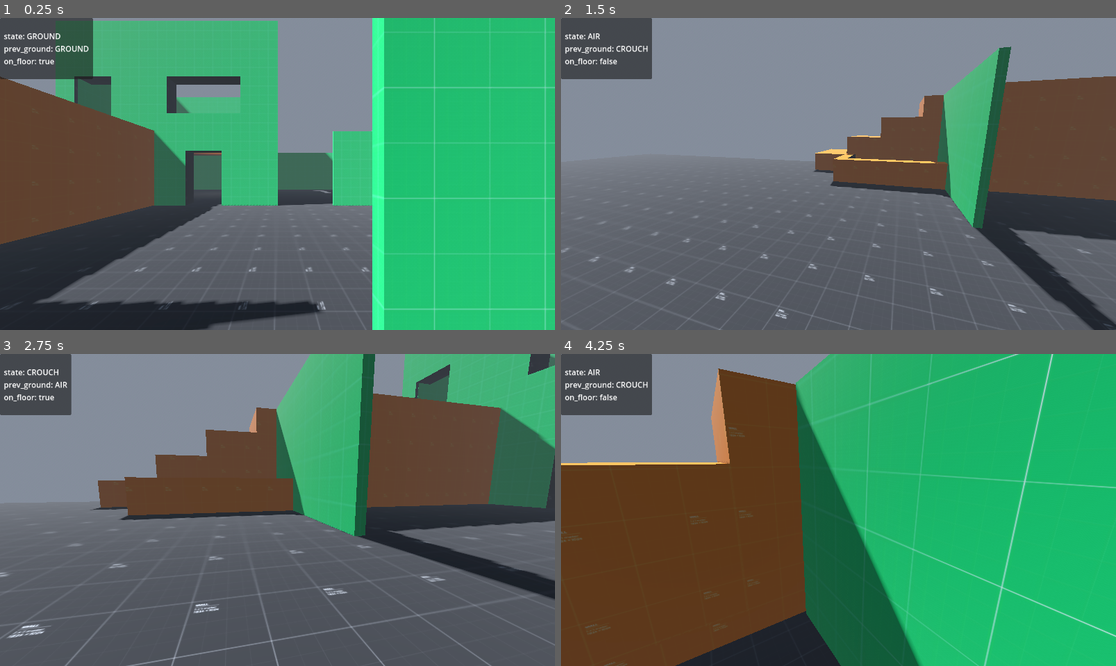
Above: before the commit, frames 1-4 (two rows, left to right).
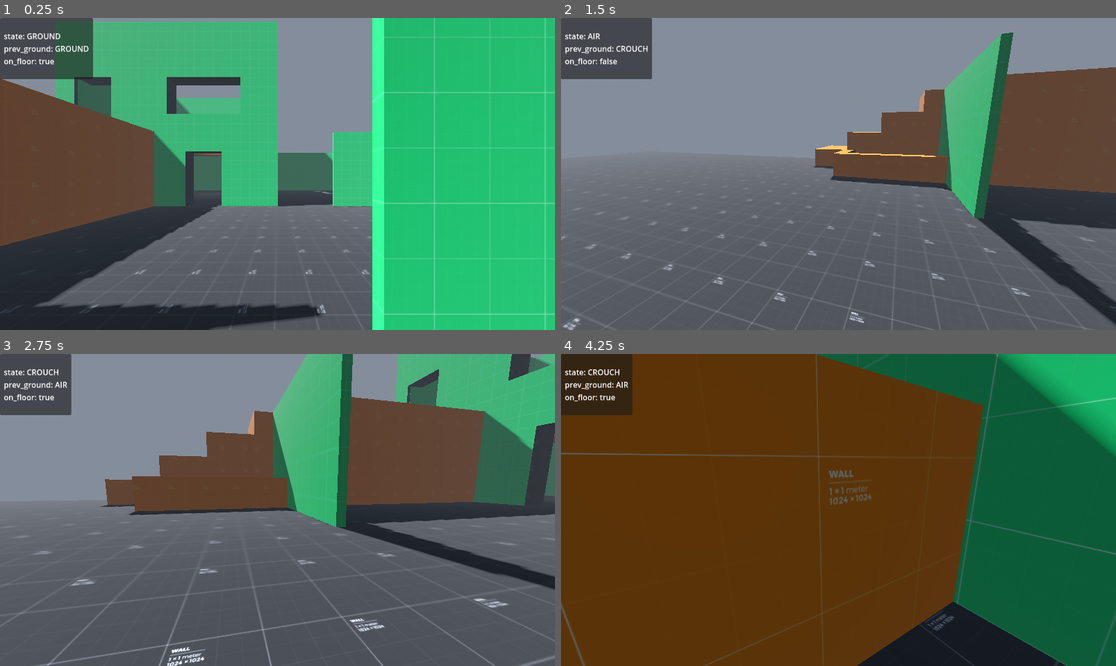
Above: after the commit, the same moments.

Repository: anandantony/project-zero-fps
Game: Godot game, scene res://maps/training/dm_map_1.tscn
The game is run twice, just before and just after one commit, with the same random seed, the same clock (stepped at 60 frames per second) and the same inputs. The project has no main scene, so this scene is started directly.
Inputs (mouse positions are in pixels of both pictures, inside the frame that each line leads up to):
- Up to frame 1 (0.25 s): no input
- Up to frame 2 (1.5 s): tap Enter at 0.5 s; move the mouse to (960, 158) at 0.52 s; hold D (move_right) 0.53-1.28 s; hold C (crouch) 0.53-1.28 s; click (960, 158) at 0.67 s; tap Space (jump) at 0.77 s; tap Shift (sprint) at 0.8, 1.35 s; move the mouse to (810, 174) at 1.27 s; hold W (move_forward) from 1.28 s (still down)
- Up to frame 3 (2.75 s): keep holding W (move_forward); tap Space (jump) at 1.52 s; tap C (crouch) at 1.55 s; move the mouse to (288, 503) at 2.02 s; hold C (crouch) from 2.03 s (still down); tap Shift (sprint) at 2.3 s
- Up to frame 4 (4.25 s): keep holding W (move_forward); move the mouse to (832, 516) at 2.77 s; release C (crouch) at 2.78 s; tap Shift (sprint) at 2.85, 3.8 s; tap Space (jump) at 3.02, 3.77 s; tap C (crouch) at 3.05 s; move the mouse to (877, 513) at 3.52 s; hold C (crouch) from 3.53 s (still down)

The runs differ from the first frame. In frame 1, 3.2% of the frame differs, in the area x 0-100%, y 0-100%; in frame 2, 7.2%; in frame 3, 13%; in frame 4, 68%.

Commit message:
Improve crouch mechanics and visuals
Refactored crouch logic in player_controller.gd to decouple posture from locomotion, added smooth capsule resizing and camera height adjustment based on actual capsule height, and implemented binary search for maximum stand height under ceilings. Updated input_router.gd to set crouch mode for gamepad to TOGGLE and added reset_crouch_if_toggled(). Updated dm_map_1.tscn to use a polygon CSG node and new textures.

Diff:
--- a/maps/training/dm_map_1.tscn
+++ b/maps/training/dm_map_1.tscn
@@ -6,7 +6,9 @@
 [ext_resource type="PackedScene" uid="uid://dxw7cledbpiia" path="res://addons/proto-csgs/proto_csg_box_3d.tscn" id="4_ovcgl"]
 [ext_resource type="Texture2D" uid="uid://cej3yoosomfd2" path="res://addons/proto-csgs/textures/dark/texture_13.png" id="5_s3t84"]
 [ext_resource type="Texture2D" uid="uid://c0x0tvmbhaqck" path="res://addons/proto-csgs/textures/orange/texture_13.png" id="6_s3t84"]
+[ext_resource type="PackedScene" uid="uid://hcs1k41pp446" path="res://addons/proto-csgs/proto_csg_polygon_3d.tscn" id="8_j0u80"]
 [ext_resource type="Texture2D" uid="uid://cqrn57fm270ne" path="res://addons/proto-csgs/textures/green/texture_03.png" id="8_w8gs6"]
+[ext_resource type="Texture2D" uid="uid://cd3fcinti1un5" path="res://addons/proto-csgs/textures/dark/texture_01.png" id="9_xs22q"]
 
 [sub_resource type="StandardMaterial3D" id="StandardMaterial3D_mxuqf"]
 resource_local_to_scene = true
@@ -250,7 +252,7 @@
 
 [sub_resource type="StandardMaterial3D" id="StandardMaterial3D_6jn82"]
 resource_local_to_scene = true
-albedo_texture = ExtResource("5_s3t84")
+albedo_texture = ExtResource("9_xs22q")
 uv1_offset = Vector3(0.5, 0.5, 0.5)
 uv1_triplanar = true
 
@@ -549,10 +551,10 @@
 size = Vector3(3.9725342, 2.0019913, 1.4708226)
 material = SubResource("StandardMaterial3D_1elcr")
 
-[node name="ProtoCSGBox3D5" parent="Map/ProtoCSGBox3D17" instance=ExtResource("4_ovcgl")]
-transform = Transform3D(-4.371139e-08, 0, -1, 0, 1, 0, 1, 0, -4.371139e-08, -0.05055684, 0.896914, 1.4104977)
-operation = 2
-size = Vector3(2.9837341, 1.7082074, 1.4708226)
+[node name="ProtoCSGPolygon3D" parent="Map/ProtoCSGBox3D17" instance=ExtResource("8_j0u80")]
+transform = Transform3D(-4.371139e-08, 0, -1.5636098, 0, 1, 0, 1, 0, -6.834755e-08, -0.76255476, 0.51386356, -0.025918968)
+operation = 2
+polygon = PackedVector2Array(-0.39128494, -0.48516512, -0.2671013, 1.2875285, 4.1696606, 0.6931834, 4.2000003, -0.4)
 material = SubResource("StandardMaterial3D_6jn82")
 
 [node name="ProtoCSGBox3D7" parent="Map" instance=ExtResource("4_ovcgl")]
--- a/scripts/input_router.gd
+++ b/scripts/input_router.gd
@@ -16,7 +16,7 @@
 @export var sprint_mode_keyboard := SprintMode.HOLD
 @export var sprint_mode_gamepad := SprintMode.TOGGLE
 @export var crouch_mode_keyboard := CrouchMode.HOLD
-@export var crouch_mode_gamepad := CrouchMode.HOLD
+@export var crouch_mode_gamepad := CrouchMode.TOGGLE
 
 # Private state
 var _jump_buffer := 0.0
@@ -128,6 +128,10 @@
 	_crouch_toggled = false
 	crouch = false
 
+func reset_crouch_if_toggled() -> void:
+	if _crouch_toggled:
+		reset_crouch()
+
 func force_crouch() -> void:
 	_crouch_toggled = true
 	crouch = true
--- a/scripts/player_controller.gd
+++ b/scripts/player_controller.gd
@@ -9,7 +9,7 @@
 }
 
 @export_group("Movement")
-@export var minimum_air_control_speed := 3.0
+@export var minimum_air_control_speed := 2.0
 @export var walk_speed := 6.0
 @export var sprint_speed := 8.5
 @export var sprint_strafe_multiplier := 0.85
@@ -20,6 +20,7 @@
 @export var crouch_speed := 3.0
 @export var crouch_height := 1.2
 @export var stand_height := 1.8
+@export var eye_height_stand := 1.8
 @export var crouch_camera_offset := -0.6
 @export var crouch_transition_speed := 10.0
 
@@ -41,6 +42,7 @@
 # states
 var move_state: MoveState = MoveState.GROUND
 var previous_ground_state: MoveState = MoveState.GROUND
+var wants_crouch := false
 
 var _coyote_timer := 0.0
 var _move_input_world := Vector3.ZERO
@@ -111,6 +113,7 @@
 	_handle_move_input()
 	_update_move_state()
 	_update_coyote_timer(delta)
+	_update_crouch_visuals(delta)
 
 	match move_state:
 		MoveState.GROUND:
@@ -124,47 +127,29 @@
 
 	move_and_slide()
 
-func _process(delta: float) -> void:
-	_update_crouch_visuals(delta)
+func _process(_delta: float) -> void:
 	_debug()
 
 func _update_move_state() -> void:
-	# 1. AIR overrides everything
+	# AIR overrides locomotion, not posture
 	if not is_on_floor():
 		if move_state != MoveState.AIR:
 			previous_ground_state = move_state
 		move_state = MoveState.AIR
 		return
 
-	# 2. Handle crouch input (grounded only)
-	if InputRouter.crouch:
+	# Grounded states
+	if wants_crouch:
 		if move_state != MoveState.CROUCH:
 			previous_ground_state = move_state
 			InputRouter.on_crouch_started()
 		move_state = MoveState.CROUCH
 		return
 
-	# 3. Attempt to stand up from crouch
-	if move_state == MoveState.CROUCH and not InputRouter.crouch:
-		if not _can_stand():
-			# Forced crouch due to ceiling
-			move_state = MoveState.CROUCH
-			return
-		# Can stand → continue to evaluate next state
-
-	# 4. Determine desired grounded state
-	var next_ground_state: MoveState
-
 	if InputRouter.sprint and _move_input_world.length() > 0.1:
-		next_ground_state = MoveState.SPRINT
+		move_state = MoveState.SPRINT
 	else:
-		next_ground_state = MoveState.GROUND
-
-	# 5. Track previous grounded state changes
-	if move_state != MoveState.AIR and move_state != next_ground_state:
-		previous_ground_state = move_state
-
-	move_state = next_ground_state
+		move_state = MoveState.GROUND
 
 func _update_coyote_timer(delta: float) -> void:
 	if move_state == MoveState.AIR:
@@ -175,50 +160,81 @@
 func _handle_move_input() -> void:
 	var input_dir = InputRouter.move
 	_move_input_world = self.global_transform.basis * Vector3(input_dir.x, 0.0, -input_dir.y)
+	wants_crouch = InputRouter.crouch
 
 func _handle_jump() -> void:
 	previous_ground_state = move_state # capture intent
 	self.velocity.y = jump_velocity
 	_air_speed_cap = Vector3(self.velocity.x, 0, self.velocity.z).length()
 	_coyote_timer = 0.0
+	InputRouter.reset_crouch_if_toggled()
 	InputRouter.consume_jump()
 
 func _update_crouch_visuals(delta: float) -> void:
 	var shape := collider.shape as CapsuleShape3D
 
-	var target_height := stand_height
-	var target_camera_y := _eye_height_local
-
-	if move_state == MoveState.CROUCH:
-		target_height = crouch_height
-		target_camera_y = _eye_height_local + crouch_camera_offset
-
+	# Desired capsule height (intent)
+	var desired_height := stand_height
+	if wants_crouch:
+		desired_height = crouch_height
+
+	# Clamp based on ceiling
+	var max_allowed_height := _get_max_stand_height()
+	var final_height: float = min(desired_height, max_allowed_height)
+
+	# Smooth capsule resize
 	shape.height = lerp(
 		shape.height,
-		target_height,
+		final_height,
 		delta * crouch_transition_speed
 	)
+
+	# Camera height derived from ACTUAL capsule height
+	var target_eye_y := _get_eye_height_for_capsule(shape.height)
 
 	var cam_pos := head_anchor.position
 	cam_pos.y = lerp(
 		cam_pos.y,
-		target_camera_y,
+		target_eye_y,
 		delta * crouch_transition_speed
 	)
 	head_anchor.position = cam_pos
 
-func _can_stand() -> bool:
+func _get_max_stand_height() -> float:
 	var shape := collider.shape as CapsuleShape3D
 	var original_height := shape.height
 
+	# Try full stand first
 	shape.height = stand_height
-	var can_stand := not test_move(
-		global_transform,
-		Vector3.UP * (stand_height - shape.height)
+	if not test_move(global_transform, Vector3.UP * 0.01):
+		shape.height = original_height
+		return stand_height
+
+	# Binary search for max safe height
+	var low := crouch_height
+	var high := stand_height
+	var best := low
+
+	for i in 5:
+		var mid := (low + high) * 0.5
+		shape.height = mid
+
+		if test_move(global_transform, Vector3.UP * 0.01):
+			high = mid
+		else:
+			best = mid
+			low = mid
+
+	shape.height = original_height
+	return best
+
+func _get_eye_height_for_capsule(capsule_height: float) -> float:
+	var t := inverse_lerp(crouch_height, stand_height, capsule_height)
+	return lerp(
+		_eye_height_local + crouch_camera_offset,
+		_eye_height_local,
+		t
 	)
-	shape.height = original_height
-
-	return can_stand
 
 #debug
 func _debug() -> void:
Not shown: 1 places in maps/training/dm_map_1.tscn that only renumber resources
